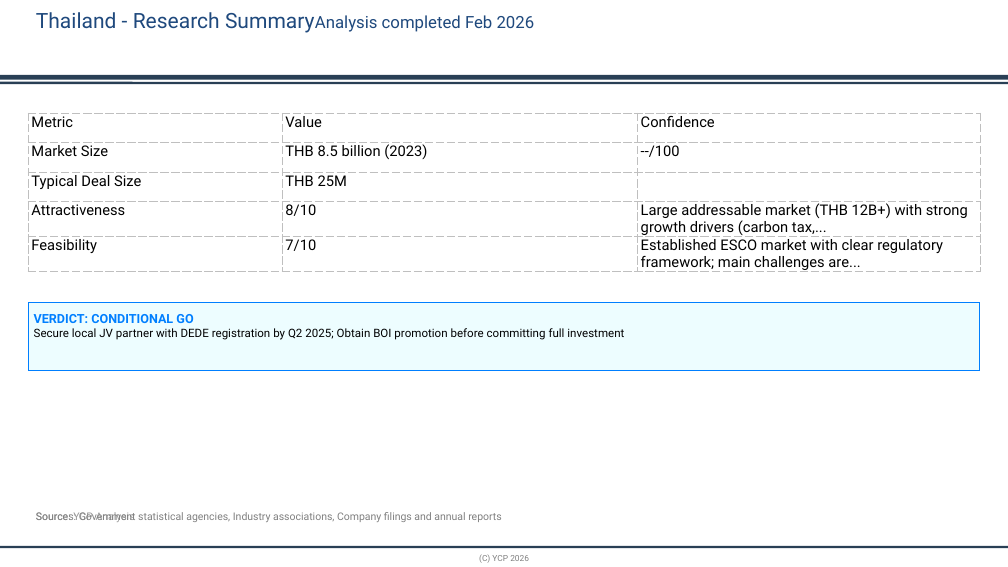
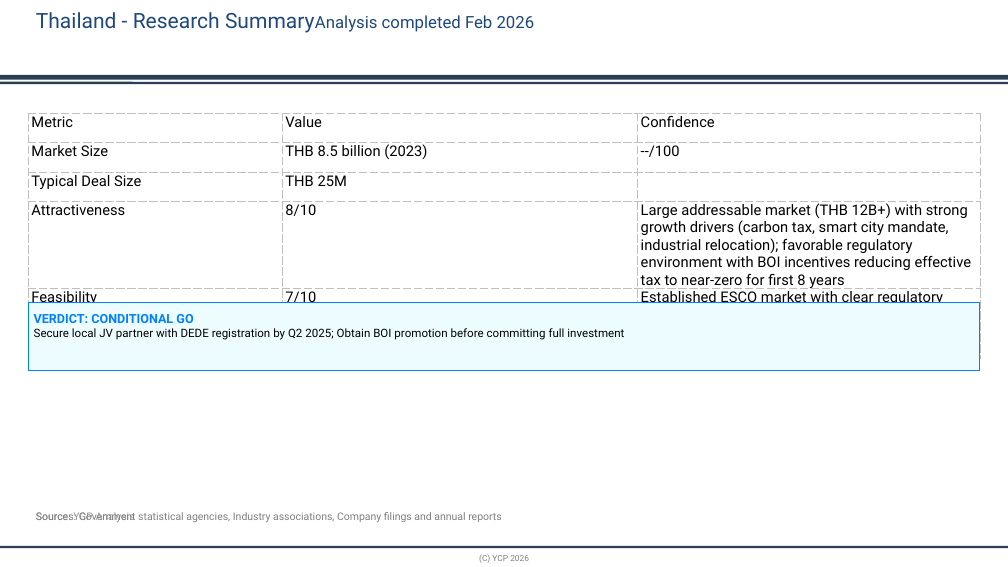
Before and after one commit to xvasjack/xvasjack.github.io, a slide deck: slide 35 of backend/market-research/test-output.pptx. Drawn at 1008x567 pixels with LibreOffice and Linux fonts; fonts in the diff are those of the drawing; background and template pictures are left out. Boxes give left, top, right and bottom in pixels: in the first picture for what was removed or moved away, otherwise in the second. Text is boxed around its words. In the diff, an @@ line names an element or a change of style, - is before the commit and + after.

```diff
--- a/backend/market-research/test-output.pptx
+++ b/backend/market-research/test-output.pptx
@@ table at bbox=[29, 113, 982, 307] @@
-row 4, column 3: Large addressable market (THB 12B+) with strong growth drivers (carbon tax,...
+row 4, column 3: Large addressable market (THB 12B+) with strong growth drivers (carbon tax, smart city mandate, industrial relocation); favorable regulatory environment with BOI incentives reducing effective tax to near-zero for first 8 years
-row 5, column 3: Established ESCO market with clear regulatory framework; main challenges are...
+row 5, column 3: Established ESCO market with clear regulatory framework; main challenges are relationship-driven sales cycle and 45+ existing competitors requiring differentiated value proposition
```
Also in this commit, not shown: 13 other slides changed, 3 other files.
